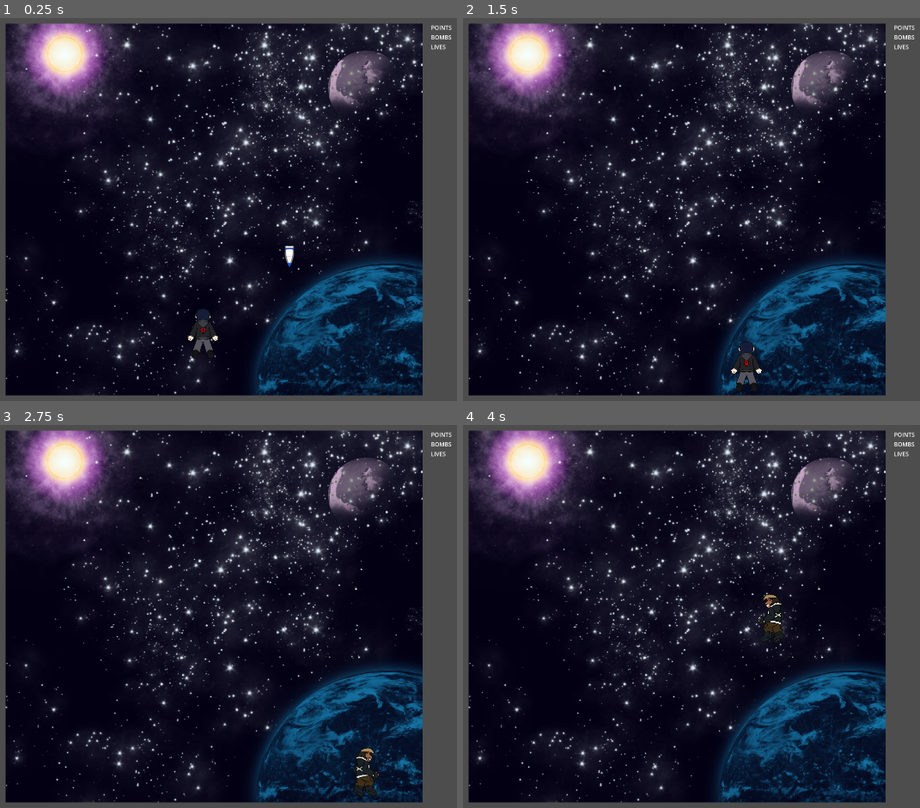
Above: before the commit, frames 1-4 (two rows, left to right).
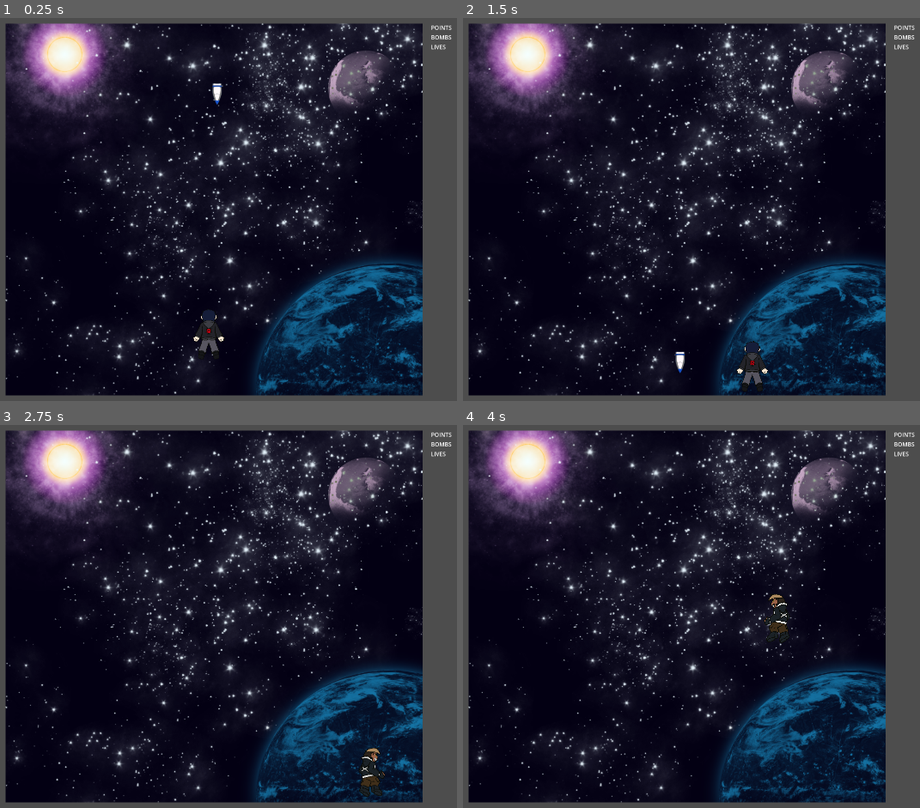
Above: after the commit, the same moments.

Repository: TresSims/Nickel2Danmaku
Game: Godot game, scene res://Levels/Level1/Level1.tscn
The game is run twice, just before and just after one commit, with the same random seed, the same clock (stepped at 60 frames per second) and the same inputs. This scene is started directly instead of the project's main scene.
Inputs:
- Up to frame 1 (0.25 s): no input
- Up to frame 2 (1.5 s): hold Right (right) 0.53-1.28 s; hold Shift (switch) 0.53-1.28 s; hold Down (down) from 1.28 s (still down); tap Shift (switch) at 1.35 s
- Up to frame 3 (2.75 s): tap Enter at 2 s; release Down (down) at 2.03 s; hold Right (right) from 2.03 s (still down); hold Shift (switch) from 2.03 s (still down)
- Up to frame 4 (4 s): release Right (right) at 2.78 s; release Shift (switch) at 2.78 s; hold W (up) 2.78-3.53 s; tap Shift (switch) at 2.85 s; hold A (left) from 3.53 s (still down); hold Shift (switch) from 3.53 s (still down)

The runs differ from the first frame. In frame 1, 0.6% of the frame differs, in the area x 40-65%, y 17-89%; in frame 2, 0.5%; in frame 3, 0.4%; in frame 4, 0.3%.

Commit message:
Added basic bullet interactions with player

Diff:
--- a/Actors/Bullet/Bullet/Bullet.gd
+++ b/Actors/Bullet/Bullet/Bullet.gd
@@ -22,9 +22,7 @@
 
 func _on_body_entered(body:Node):
     print(body)
-    if(body.name == "Player"):
-        print("Hit that player!")
-    else:
-        print("Musta been a wall")
+    if body.has_method("get_hit"):
+        body.get_hit()
 
     queue_free()
--- a/Actors/Player/Player.gd
+++ b/Actors/Player/Player.gd
@@ -2,13 +2,19 @@
 
 
 const SPEED = 600.0
-const MOD = 0.5;
+const MOD = 0.5
+const VulnTime = 3
 
 var HP = 3
+var VULN = true
 
 @onready var _animated_sprite = $AnimatedSprite2D
+@onready var _vuln_timer = $VulnTimer
 
 var frame = 1
+
+func ready():
+    _vuln_timer.start(0.5)
 
 func _physics_process(delta):
     # Get the input direction and handle the movement/deceleration.
@@ -36,3 +42,14 @@
     _animated_sprite.frame = frame
 
     move_and_slide()
+    print(_vuln_timer.time_left)
+
+    if _vuln_timer.time_left > 0:
+        _animated_sprite.modulate.a = 0.5
+    else:
+        _animated_sprite.modulate.a = 1.0
+
+func get_hit():
+    if _vuln_timer.time_left == 0:
+        HP -= 1
+        _vuln_timer.start(VulnTime)
--- /dev/null
+++ b/Actors/Player/Player.tscn
@@ -0,0 +1,77 @@
+[gd_scene load_steps=11 format=3 uid="uid://bind8rvync2mo"]
+
+[ext_resource type="Script" path="res://Actors/Player/Player.gd" id="1_i8mc7"]
+[ext_resource type="Texture2D" uid="uid://dp3emxhorvutk" path="res://Actors/Player/PlayerSS.png" id="2_8765l"]
+
+[sub_resource type="AtlasTexture" id="AtlasTexture_ywb5b"]
+atlas = ExtResource("2_8765l")
+region = Rect2(0, 0, 780, 1020)
+
+[sub_resource type="AtlasTexture" id="AtlasTexture_80lpj"]
+atlas = ExtResource("2_8765l")
+region = Rect2(780, 0, 780, 1020)
+
+[sub_resource type="AtlasTexture" id="AtlasTexture_mxou5"]
+atlas = ExtResource("2_8765l")
+region = Rect2(1560, 0, 780, 1020)
+
+[sub_resource type="AtlasTexture" id="AtlasTexture_fnj4j"]
+atlas = ExtResource("2_8765l")
+region = Rect2(0, 1020, 780, 1020)
+
+[sub_resource type="AtlasTexture" id="AtlasTexture_r1gcr"]
+atlas = ExtResource("2_8765l")
+region = Rect2(780, 1020, 780, 1020)
+
+[sub_resource type="AtlasTexture" id="AtlasTexture_5761e"]
+atlas = ExtResource("2_8765l")
+region = Rect2(1560, 1020, 780, 1020)
+
+[sub_resource type="SpriteFrames" id="SpriteFrames_p6672"]
+animations = [{
+"frames": [{
+"duration": 1.0,
+"texture": SubResource("AtlasTexture_ywb5b")
+}, {
+"duration": 1.0,
+"texture": SubResource("AtlasTexture_80lpj")
+}, {
+"duration": 1.0,
+"texture": SubResource("AtlasTexture_mxou5")
+}, {
+"duration": 1.0,
+"texture": SubResource("AtlasTexture_fnj4j")
+}, {
+"duration": 1.0,
+"texture": SubResource("AtlasTexture_r1gcr")
+}, {
+"duration": 1.0,
+"texture": SubResource("AtlasTexture_5761e")
+}],
+"loop": true,
+"name": &"default",
+"speed": 5.0
+}]
+
+[sub_resource type="CircleShape2D" id="CircleShape2D_obehr"]
+radius = 12.0
+
+[node name="Player" type="CharacterBody2D"]
+position = Vector2(552, 865)
+collision_mask = 3
+motion_mode = 1
+script = ExtResource("1_i8mc7")
+
+[node name="VulnTimer" type="Timer" parent="."]
+wait_time = 3.0
+one_shot = true
+
+[node name="AnimatedSprite2D" type="AnimatedSprite2D" parent="."]
+scale = Vector2(0.15, 0.15)
+sprite_frames = SubResource("SpriteFrames_p6672")
+frame = 5
+frame_progress = 0.0478822
+
+[node name="CollisionShape2D" type="CollisionShape2D" parent="."]
+position = Vector2(0, -9)
+shape = SubResource("CircleShape2D_obehr")
--- a/Levels/Level1/Level1.tscn
+++ b/Levels/Level1/Level1.tscn
@@ -1,64 +1,10 @@
-[gd_scene load_steps=22 format=3 uid="uid://km7n274l66dj"]
+[gd_scene load_steps=13 format=3 uid="uid://km7n274l66dj"]
 
 [ext_resource type="Texture2D" uid="uid://ig8wq7yahx87" path="res://Levels/Level1/BG.png" id="1_savf4"]
-[ext_resource type="Script" path="res://Actors/Player/Player.gd" id="2_1o7g3"]
 [ext_resource type="PackedScene" uid="uid://bcycvv6bm41et" path="res://Actors/Bullet/Bullet/Bullet.tscn" id="2_3dt5c"]
-[ext_resource type="Texture2D" uid="uid://dp3emxhorvutk" path="res://Actors/Player/PlayerSS.png" id="2_b7pti"]
+[ext_resource type="PackedScene" uid="uid://bind8rvync2mo" path="res://Actors/Player/Player.tscn" id="3_bvn5h"]
 
 [sub_resource type="CanvasItemMaterial" id="CanvasItemMaterial_v0gpt"]
-
-[sub_resource type="AtlasTexture" id="AtlasTexture_ywb5b"]
-atlas = ExtResource("2_b7pti")
-region = Rect2(0, 0, 780, 1020)
-
-[sub_resource type="AtlasTexture" id="AtlasTexture_80lpj"]
-atlas = ExtResource("2_b7pti")
-region = Rect2(780, 0, 780, 1020)
-
-[sub_resource type="AtlasTexture" id="AtlasTexture_mxou5"]
-atlas = ExtResource("2_b7pti")
-region = Rect2(1560, 0, 780, 1020)
-
-[sub_resource type="AtlasTexture" id="AtlasTexture_fnj4j"]
-atlas = ExtResource("2_b7pti")
-region = Rect2(0, 1020, 780, 1020)
-
-[sub_resource type="AtlasTexture" id="AtlasTexture_r1gcr"]
-atlas = ExtResource("2_b7pti")
-region = Rect2(780, 1020, 780, 1020)
-
-[sub_resource type="AtlasTexture" id="AtlasTexture_5761e"]
-atlas = ExtResource("2_b7pti")
-region = Rect2(1560, 1020, 780, 1020)
-
-[sub_resource type="SpriteFrames" id="SpriteFrames_p6672"]
-animations = [{
-"frames": [{
-"duration": 1.0,
-"texture": SubResource("AtlasTexture_ywb5b")
-}, {
-"duration": 1.0,
-"texture": SubResource("AtlasTexture_80lpj")
-}, {
-"duration": 1.0,
-"texture": SubResource("AtlasTexture_mxou5")
-}, {
-"duration": 1.0,
-"texture": SubResource("AtlasTexture_fnj4j")
-}, {
-"duration": 1.0,
-"texture": SubResource("AtlasTexture_r1gcr")
-}, {
-"duration": 1.0,
-"texture": SubResource("AtlasTexture_5761e")
-}],
-"loop": true,
-"name": &"default",
-"speed": 5.0
-}]
-
-[sub_resource type="CircleShape2D" id="CircleShape2D_obehr"]
-radius = 12.0
 
 [sub_resource type="SegmentShape2D" id="SegmentShape2D_mpkiw"]
 a = Vector2(35, 35)
@@ -116,23 +62,7 @@
 metadata/_edit_lock_ = true
 
 [node name="Bullet" parent="HBoxContainer/VBoxContainer/Sprite2D" instance=ExtResource("2_3dt5c")]
-position = Vector2(794, 502)
-
-[node name="Player" type="CharacterBody2D" parent="HBoxContainer/VBoxContainer/Sprite2D"]
-position = Vector2(552, 865)
-collision_mask = 3
-motion_mode = 1
-script = ExtResource("2_1o7g3")
-
-[node name="AnimatedSprite2D" type="AnimatedSprite2D" parent="HBoxContainer/VBoxContainer/Sprite2D/Player"]
-scale = Vector2(0.15, 0.15)
-sprite_frames = SubResource("SpriteFrames_p6672")
-frame = 5
-frame_progress = 0.0478822
-
-[node name="CollisionShape2D" type="CollisionShape2D" parent="HBoxContainer/VBoxContainer/Sprite2D/Player"]
-position = Vector2(0, -9)
-shape = SubResource("CircleShape2D_obehr")
+position = Vector2(592, 48)
 
 [node name="MapBorder" type="StaticBody2D" parent="HBoxContainer/VBoxContainer/Sprite2D"]
 visible = false
@@ -177,6 +107,9 @@
 position = Vector2(1165, 0)
 shape = SubResource("SegmentShape2D_hqw3l")
 
+[node name="Player" parent="HBoxContainer/VBoxContainer/Sprite2D" instance=ExtResource("3_bvn5h")]
+position = Vector2(568, 867)
+
 [node name="VBoxContainer2" type="VBoxContainer" parent="HBoxContainer"]
 layout_direction = 2
 layout_mode = 2
